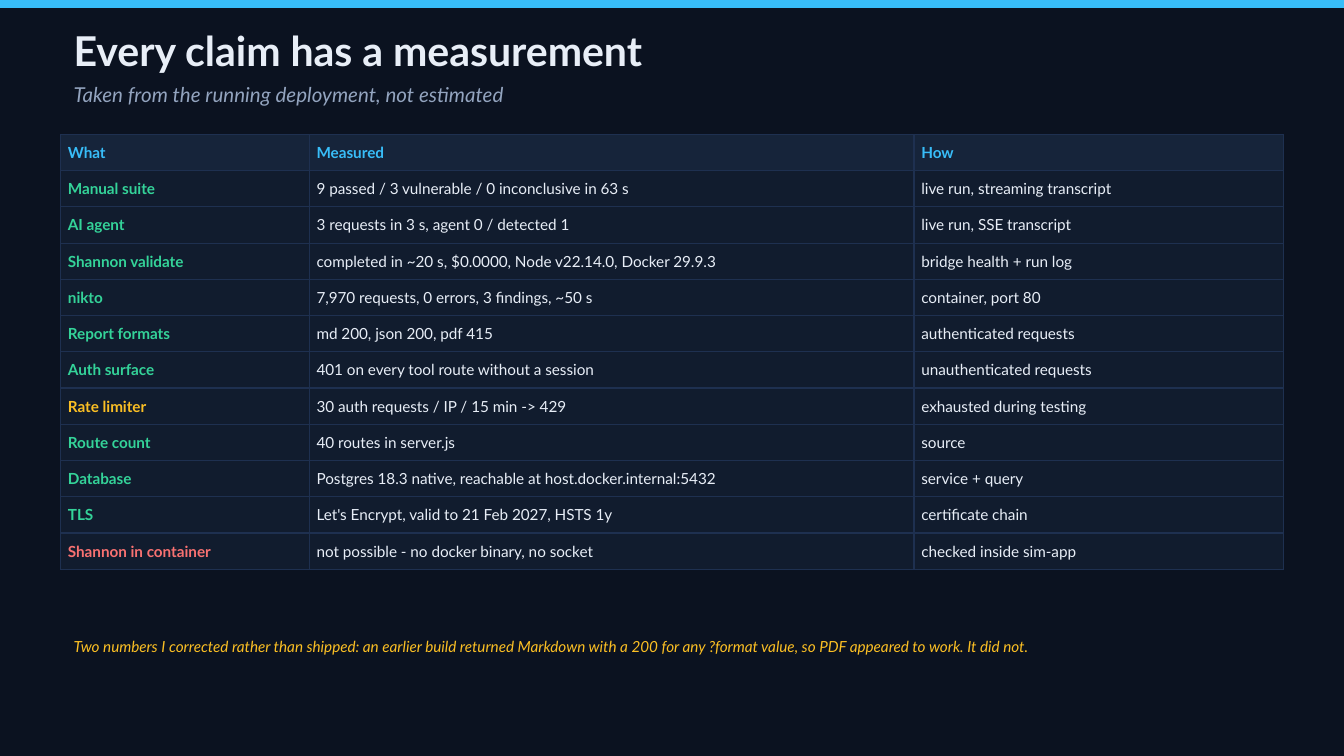
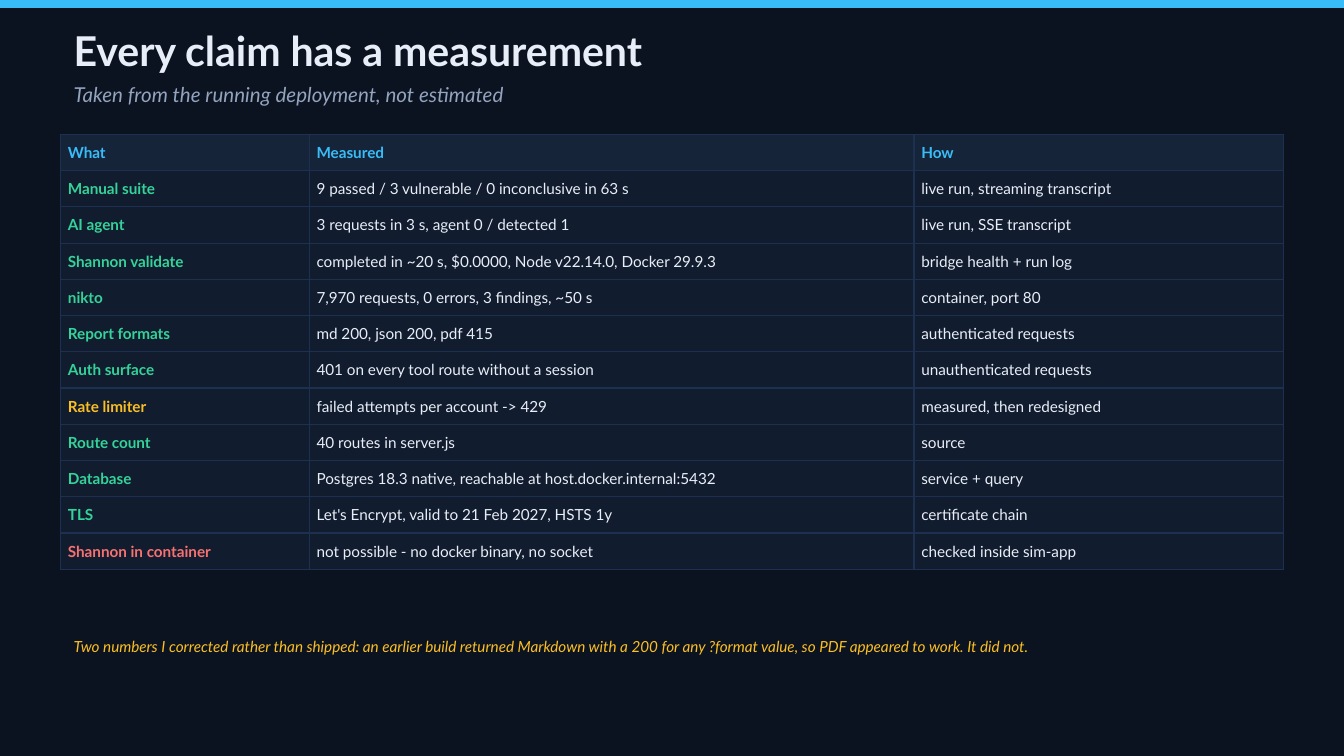
Before and after one commit to Shekin2005/AI-Smartphone-Security-Simulator, a slide deck: slide 9 of AI-Smartphone-Security-Simulator.pptx. Drawn at 1344x756 pixels with LibreOffice and Linux fonts; fonts in the diff are those of the drawing. Boxes give left, top, right and bottom in pixels: in the first picture for what was removed or moved away, otherwise in the second. Text is boxed around its words. In the diff, an @@ line names an element or a change of style, - is before the commit and + after.

Commit message:
Fix what blocked automated clients, and give Shannon its credentials
Three measured blockers, all found while running the engines against the
deployed lab:

1. The auth rate limiter counted successful logins and keyed on address
   alone. Every request arrives through Caddy, so the whole deployment
   shared one bucket: a run exhausted it in minutes, and a Shannon exploit
   agent slept 910 s waiting for a reset. It now skips successful requests
   and keys on address + username, so one user's failures cannot lock out
   everyone else.

2. The same-origin guard rejected any state-changing request that carried
   no Origin header. Browsers always send one; curl and the scan engines do
   not, so every scripted POST died with 403 "Invalid request origin" -
   which is what the authz agent kept retrying. Requests without Origin are
   now allowed. CSRF is still covered: a cross-site browser request carries
   a mismatched Origin, and the session cookie is SameSite=strict.

3. Shannon had no credentials, so its exploit agents invented their own
   route in - they registered accounts that could not complete MFA
   enrolment. configs/shannon-lab.yaml now names the provisioned scan
   account, its password and its TOTP secret, and the bridge passes it with
   -c. /lab-login.html is the page they sign in through: a plain form over
   the same /api/auth/login and /api/auth/verify endpoints, so the engine
   does not have to drive the phone shell first. Its logic is in an external
   file because Helmet sends script-src 'self' - an inline block is blocked
   silently and the form falls back to a native GET submit.

Also: lab_sqli_demo is now in schema.sql with seeds for both targets, and
the deck and reference are updated for the limiter change.

```diff
--- a/AI-Smartphone-Security-Simulator.pptx
+++ b/AI-Smartphone-Security-Simulator.pptx
@@ table at <box>60,134,1284,570</box> @@
-row 8, column 2: 30 auth requests / IP / 15 min -> 429
+row 8, column 2: failed attempts per account -> 429
-row 8, column 3: exhausted during testing
+row 8, column 3: measured, then redesigned
```
Also in this commit, not shown: 1 other slide changed, 8 other files.
